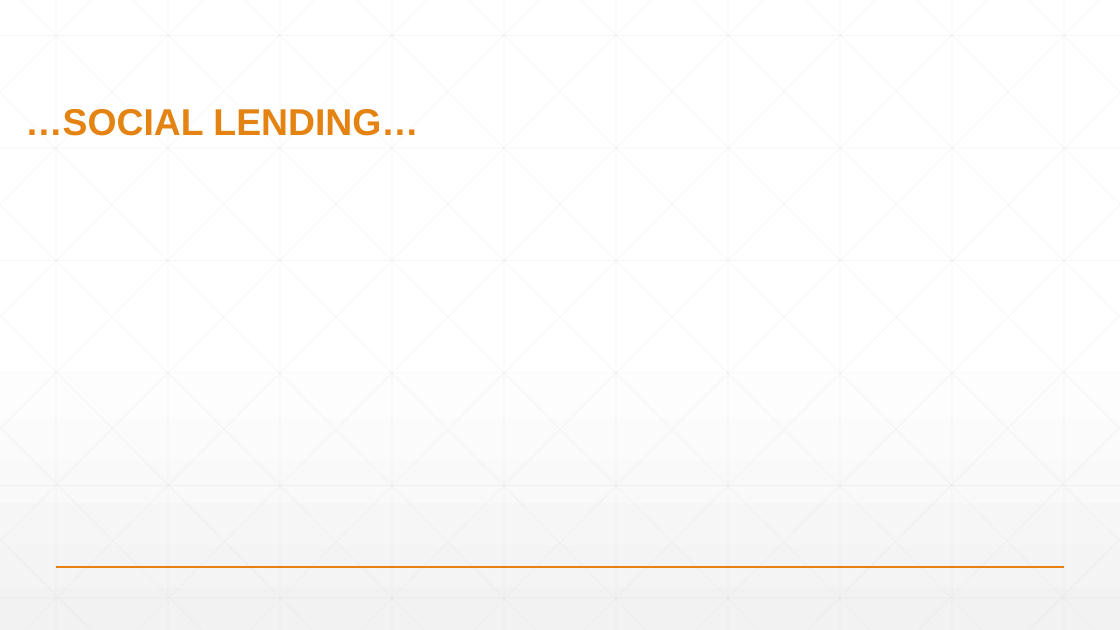
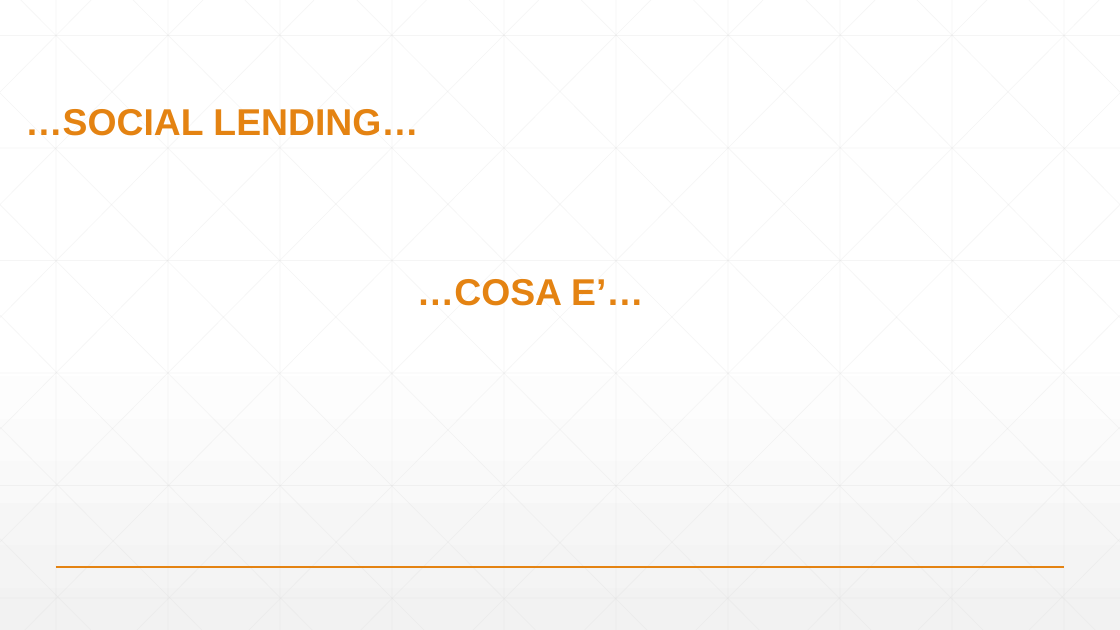
Before and after one commit to lucaSchiavon/LS_Varie, a slide deck: slide 10 of Social lending/presentazione AQ apdate/Social lending.pptx. Drawn at 1120x630 pixels with LibreOffice and Linux fonts; fonts in the diff are those of the drawing. Boxes give left, top, right and bottom in pixels: in the first picture for what was removed or moved away, otherwise in the second. Text is boxed around its words. In the diff, an @@ line names an element or a change of style, - is before the commit and + after.

```diff
--- a/Social lending/presentazione AQ apdate/Social lending.pptx
+++ b/Social lending/presentazione AQ apdate/Social lending.pptx
@@ text added at (417, 279, 644, 306), 32 pt, text #E48312, bold @@
+…COSA E’…
```
Also in this commit, not shown: 4 other slides changed, 6 slides added, 7 slides removed, 7 other files.
